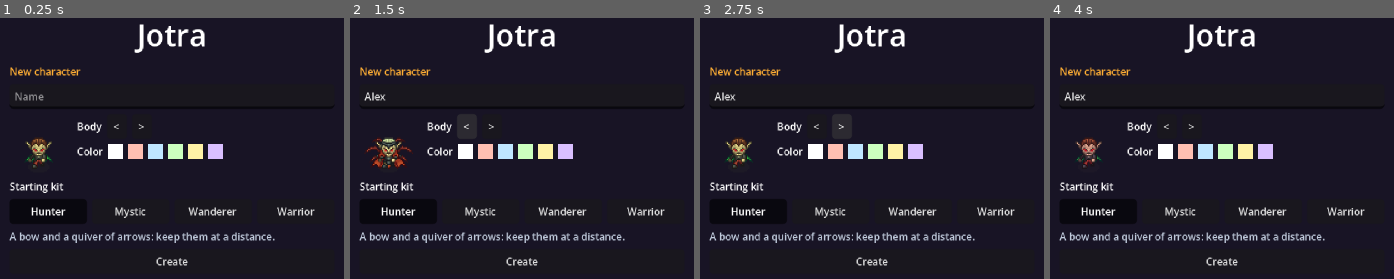
Above: before the commit, frames 1-4 (left to right).
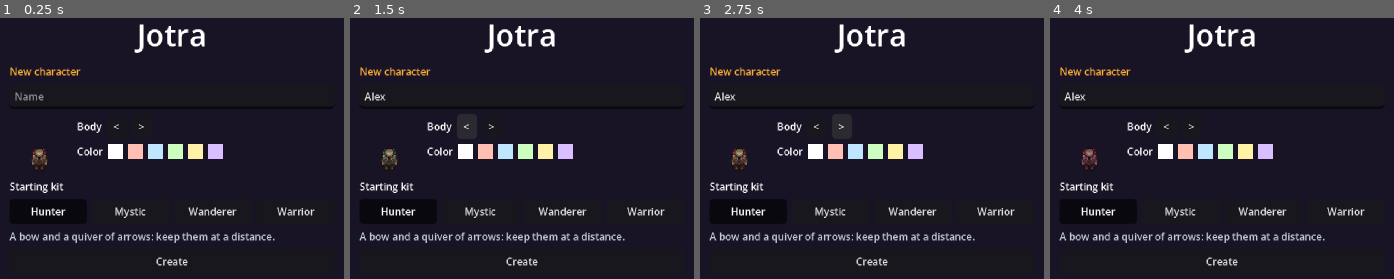
Above: after the commit, the same moments.

Repository: yggdrion/jotra
Game: Godot game, scene res://scenes/main.tscn
The game is run twice, just before and just after one commit, with the same random seed, the same clock (stepped at 60 frames per second) and the same inputs.
Inputs (mouse positions are in pixels of both pictures, inside the frame that each line leads up to):
- Up to frame 1 (0.25 s): no input
- Up to frame 2 (1.5 s): click (522, 96) at 0.52 s; type "Alex" at 0.6 s; click "<" at 1.25 s
- Up to frame 3 (2.75 s): click ">" at 2 s
- Up to frame 4 (4 s): click (1166, 151) at 2.77 s; click (1184, 151) at 3.52 s

The runs differ from the first frame. In frame 1, 0.5% of the frame differs, in the area x 7-16%, y 45-58%; in frame 2, 0.8%, in the area x 4-19%, y 45-58%; in frame 3, 0.5%; in frame 4, 0.5%.

Commit message:
feat(art): the hero is jfranciPX's dark knight instead of a vampire

Diff:
--- a/game/scripts/client/player_view.gd
+++ b/game/scripts/client/player_view.gd
@@ -11,8 +11,8 @@
 enum Facing { DOWN, UP, LEFT, RIGHT }
 
 const SHEETS: Array[Texture2D] = [
-	preload("res://assets/craftpix/characters/vampire_walk.png"),
-	preload("res://assets/craftpix/characters/count_walk.png"),
+	preload("res://assets/dark_knight/knight_walk.png"),
+	preload("res://assets/dark_knight/knight_blue_walk.png"),
 ]
 ## Multiplied into the sheet, the second half of a look (Net.player_z).
 const TINTS: Array[Color] = [
Binary file removed: game/assets/craftpix/characters/count_walk.png
Binary file removed: game/assets/craftpix/characters/vampire_walk.png
Binary file added: game/assets/dark_knight/knight_blue_walk.png
Not shown, changed: game/assets/dark_knight/knight_blue_walk.png.import
Binary file added: game/assets/dark_knight/knight_walk.png
Not shown, changed: game/assets/dark_knight/knight_walk.png.import
Not shown, changed: CLAUDE.md
Not shown, changed: docs/PLAN.md
Not shown, changed: game/assets/craftpix/README.md
Not shown, added: game/assets/dark_knight/README.md
